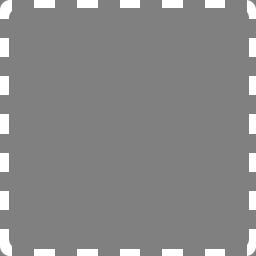
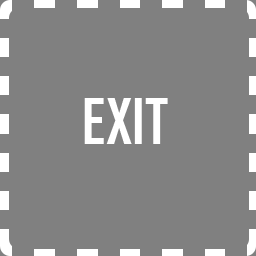
Comparing the layer stacks of the two 256px x 256px images. Changes:
added layer "EXIT" above "Rounded Rectangle 3" over [84, 98, 168, 144]
